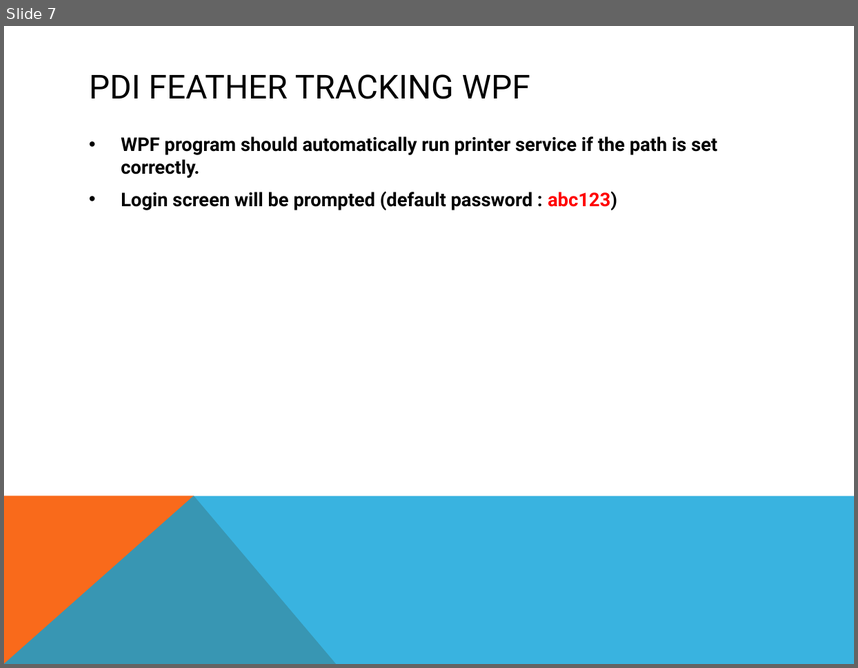
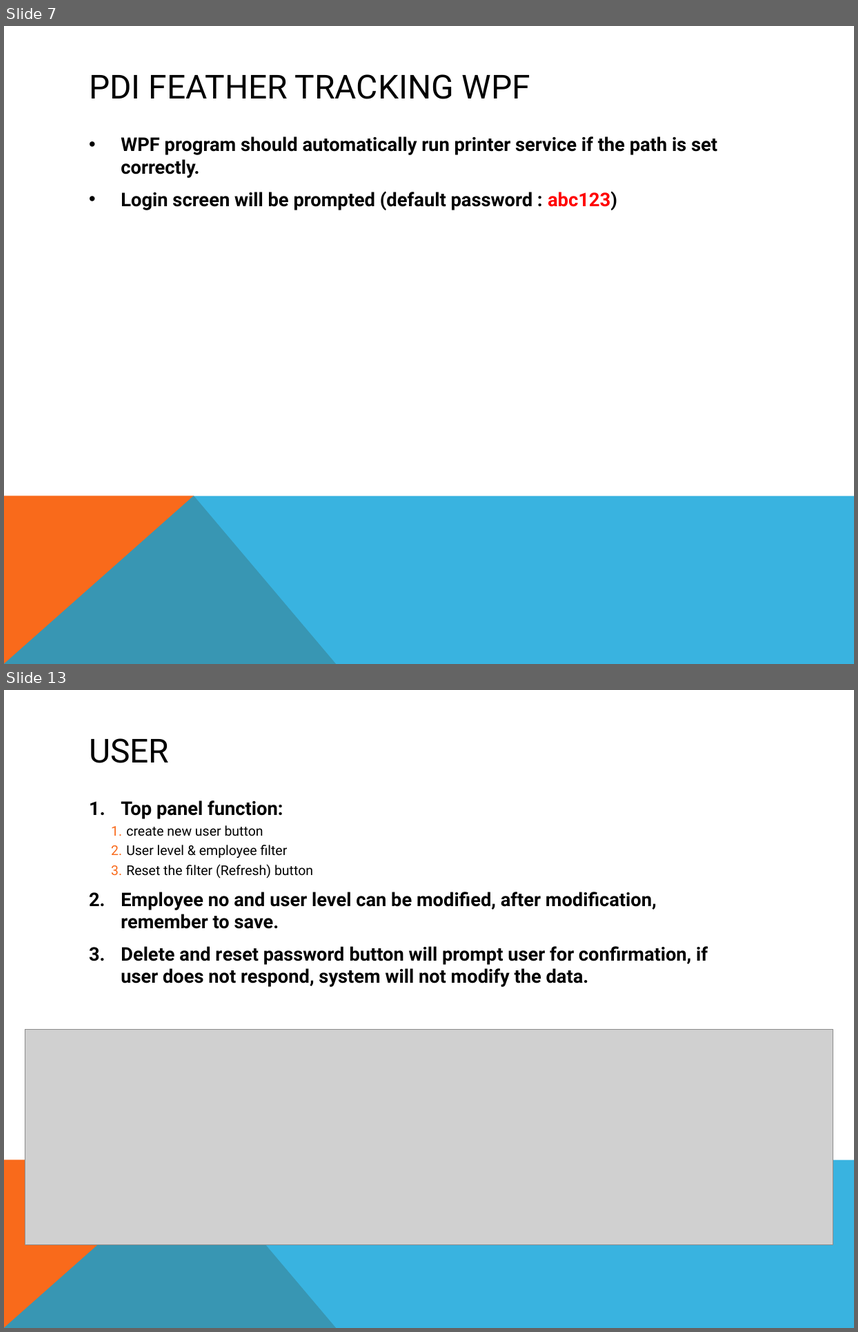
Before and after one commit to chiewx96/PDI_Project, a slide deck: PDI_Feather_Tracking_WPF/PDI_Feather_Tracking_WPF/PDI Feather tracking.pptx. Shown one above the other, each under a label of ours: slide 7 before the commit, slides 7 and 13 after it; the slides between them are not shown. The pictures are 858x668 and 858x1332 pixels, drawn with LibreOffice and Linux fonts; fonts in the diff are those of the drawing; grey boxes stand for pictures. Boxes give left, top, right and bottom in pixels: in the first picture for what was removed or moved away, otherwise in the second. Text is boxed around its words. In the diff, an @@ line names an element or a change of style, - is before the commit and + after.

```diff
--- a/PDI_Feather_Tracking_WPF/PDI_Feather_Tracking_WPF/PDI Feather tracking.pptx
+++ b/PDI_Feather_Tracking_WPF/PDI_Feather_Tracking_WPF/PDI Feather tracking.pptx
@@ slide 13 added at [4, 690, 854, 1328], background #FFFFFF; not listed: 2 template elements that a slide beside it also shows @@
@@ title added at [89, 738, 169, 763], 28 pt, text #000000 @@
+USER
@@ text added at [121, 800, 708, 987], 15.9 pt, text #000000, bold @@
+1. Top panel function:
+    1. create new user button
+    2. User level & employee filter
+    3. Reset the filter (Refresh) button
+2. Employee no and user level can be modified, after modification, remember to save.
+3. Delete and reset password button will prompt user for confirmation, if user does not respond, system will not modify the data.
@@ picture added at [25, 1029, 833, 1245] @@
```
Also in this commit, not shown: 6 slides changed, 7 other slides added, 18 other files.
